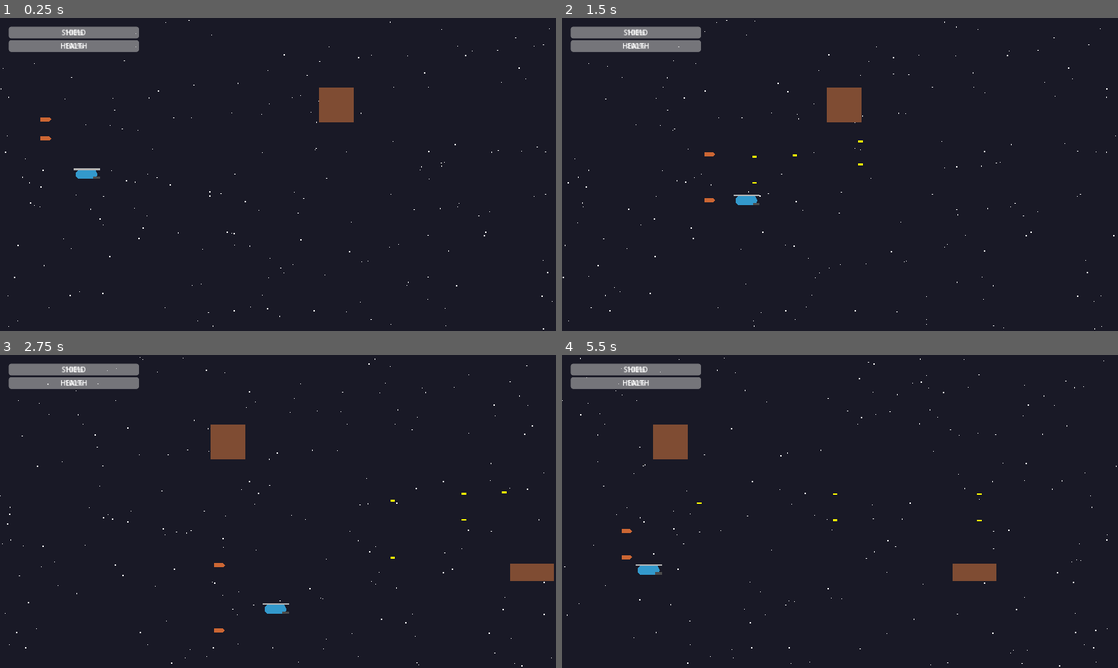
Above: before the commit, frames 1-4 (two rows, left to right).
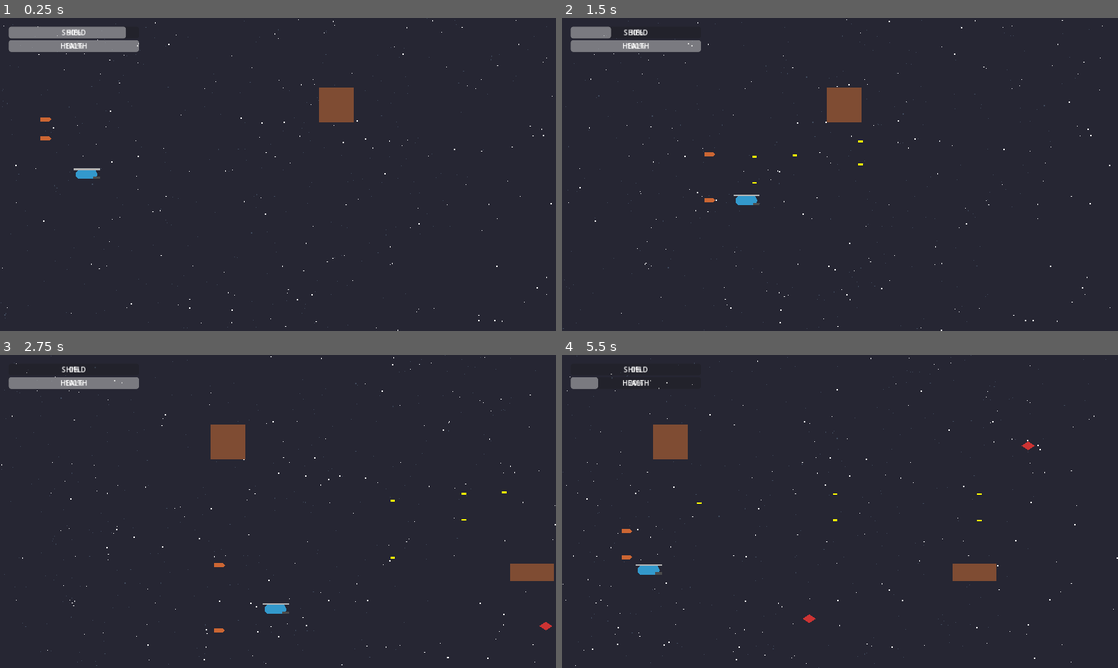
Above: after the commit, the same moments.

Repository: Colbertcn/g1-godot
Game: Godot game, scene res://scenes/main.tscn
Same seed, same stepped clock (60 frames per second), same inputs: the game is played once before the commit and once after it.
Inputs:
- Up to frame 1 (0.25 s): no input
- Up to frame 2 (1.5 s): tap Enter (ui_accept) at 0.5, 0.77 s; hold Right (ui_right) 0.53-1.28 s; hold Q (switch_weapon_mode) 0.53-1.28 s; hold Down (ui_down) from 1.28 s (still down); tap E (switch_wingman_mode) at 1.35 s
- Up to frame 3 (2.75 s): tap Enter (ui_accept) at 1.52 s; release Down (ui_down) at 2.03 s; hold Right (ui_right) from 2.03 s (still down); hold F (toggle_fire) from 2.03 s (still down)
- Up to frame 4 (5.5 s): release Right (ui_right) at 2.78 s; release F (toggle_fire) at 2.78 s; hold Up (ui_up) 2.78-3.53 s; tap Q (switch_weapon_mode) at 2.85 s; tap Enter (ui_accept) at 3.02, 3.77, 4.52 s; hold E (switch_wingman_mode) 3.53-4.28 s; hold Left (ui_left) 3.53-5.03 s; tap F (toggle_fire) at 4.35 s; hold Down (ui_down) from 5.03 s (still down); hold Q (switch_weapon_mode) from 5.03 s (still down)

The runs differ from the first frame. In frame 1, 0.4% of the frame differs, in the area x 0-100%, y 0-100%; in frame 2, 0.9%; in frame 3, 1.2%; in frame 4, 1.9%.

Commit message:
Implement enemy system, XP drops, and Stage 1 atmosphere
- Created base Enemy class and Scout enemy scene.
- Implemented XP drop system with magnetic attraction to player.
- Added Spawner system for continuous enemy generation.
- Integrated Stage 1 industrial area atmosphere (Rain and color adjustments).
- Updated Bullet logic to handle damage to enemies.
- Connected all systems in the Main scene.

Co-authored-by: Colbertcn <37299510+Colbertcn@users.noreply.github.com>

Diff:
--- a/scenes/bullet.tscn
+++ b/scenes/bullet.tscn
@@ -17,4 +17,5 @@
 [node name="CollisionShape2D" type="CollisionShape2D" parent="."]
 shape = SubResource("CircleShape2D_bullet")
 
+[connection signal="area_entered" from="." to="." method="_on_area_entered"]
 [connection signal="body_entered" from="." to="." method="_on_body_entered"]
--- /dev/null
+++ b/scenes/enemy_scout.tscn
@@ -0,0 +1,22 @@
+[gd_scene load_steps=3 format=3]
+
+[ext_resource type="Script" path="res://scripts/enemy_scout.gd" id="1_scout_script"]
+
+[sub_resource type="CircleShape2D" id="CircleShape2D_scout"]
+radius = 15.0
+
+[node name="EnemyScout" type="Area2D"]
+collision_layer = 4
+collision_mask = 3
+script = ExtResource("1_scout_script")
+
+[node name="Polygon2D" type="Polygon2D" parent="."]
+polygon = PackedVector2Array(-15, 0, 0, -10, 15, 0, 0, 10)
+color = Color(0.8, 0.2, 0.2, 1)
+
+[node name="CollisionShape2D" type="CollisionShape2D" parent="."]
+shape = SubResource("CircleShape2D_scout")
+
+[node name="VisibleOnScreenNotifier2D" type="VisibleOnScreenNotifier2D" parent="."]
+
+[connection signal="screen_exited" from="VisibleOnScreenNotifier2D" to="." method="_on_visible_on_screen_notifier_2d_screen_exited"]
--- a/scenes/main.tscn
+++ b/scenes/main.tscn
@@ -4,11 +4,31 @@
 [ext_resource type="PackedScene" path="res://scenes/player.tscn" id="2_player_scene"]
 [ext_resource type="PackedScene" path="res://scenes/hud.tscn" id="3_hud_scene"]
 [ext_resource type="PackedScene" path="res://scenes/upgrade_menu.tscn" id="4_upgrade_menu"]
+[ext_resource type="Script" path="res://scripts/spawner.gd" id="5_spawner"]
 
 [node name="Main" type="Node2D"]
 script = ExtResource("1_level_manager")
 
 [node name="HUD" parent="." instance=ExtResource("3_hud_scene")]
+
+[node name="CanvasLayer" type="CanvasLayer" parent="."]
+layer = -1
+
+[node name="Rain" type="CPUParticles2D" parent="CanvasLayer"]
+position = Vector2(640, -10)
+amount = 500
+lifetime = 2.0
+preprocess = 2.0
+emission_shape = 3
+emission_rect_extents = Vector2(640, 1)
+direction = Vector2(-0.5, 1)
+spread = 5.0
+gravity = Vector2(0, 0)
+initial_velocity_min = 400.0
+initial_velocity_max = 600.0
+scale_amount_min = 1.0
+scale_amount_max = 2.0
+color = Color(0.4, 0.5, 0.6, 0.4)
 
 [node name="UpgradeMenu" parent="." instance=ExtResource("4_upgrade_menu")]
 
@@ -20,7 +40,7 @@
 [node name="ColorRect" type="ColorRect" parent="ParallaxBackground/ParallaxLayer"]
 offset_right = 1280.0
 offset_bottom = 720.0
-color = Color(0.1, 0.1, 0.15, 1)
+color = Color(0.15, 0.15, 0.2, 1)
 
 [node name="Stars" type="CPUParticles2D" parent="ParallaxBackground/ParallaxLayer"]
 position = Vector2(640, 360)
@@ -39,6 +59,9 @@
 
 [node name="Camera2D" type="Camera2D" parent="."]
 position = Vector2(640, 360)
+
+[node name="Spawner" type="Node2D" parent="."]
+script = ExtResource("5_spawner")
 
 [node name="Player" parent="." instance=ExtResource("2_player_scene")]
 position = Vector2(200, 360)
--- /dev/null
+++ b/scenes/xp_gem.tscn
@@ -0,0 +1,20 @@
+[gd_scene load_steps=3 format=3]
+
+[ext_resource type="Script" path="res://scripts/xp_gem.gd" id="1_xp_gem_script"]
+
+[sub_resource type="CircleShape2D" id="CircleShape2D_xp"]
+radius = 10.0
+
+[node name="XPGem" type="Area2D"]
+collision_layer = 8
+collision_mask = 1
+script = ExtResource("1_xp_gem_script")
+
+[node name="Polygon2D" type="Polygon2D" parent="."]
+polygon = PackedVector2Array(0, -5, 5, 0, 0, 5, -5, 0)
+color = Color(0.2, 0.8, 0.2, 1)
+
+[node name="CollisionShape2D" type="CollisionShape2D" parent="."]
+shape = SubResource("CircleShape2D_xp")
+
+[connection signal="body_entered" from="." to="." method="_on_body_entered"]
--- a/scripts/bullet.gd
+++ b/scripts/bullet.gd
@@ -10,8 +10,14 @@
 func _process(delta):
 	position += transform.x * speed * delta
 
-func _on_body_entered(_body):
-	# Bullet hits something
+func _on_body_entered(body):
+	if body.has_method("take_damage"):
+		body.take_damage(10.0)
+	queue_free()
+
+func _on_area_entered(area):
+	if area.has_method("take_damage"):
+		area.take_damage(10.0)
 	queue_free()
 
 func _on_lifetime_timeout():
--- /dev/null
+++ b/scripts/enemy.gd
@@ -0,0 +1,43 @@
+extends Area2D
+
+class_name Enemy
+
+signal died(xp_amount)
+
+@export var health: float = 20.0
+@export var speed: float = 150.0
+@export var damage: float = 10.0
+@export var xp_value: float = 25.0
+@export var xp_gem_scene: PackedScene = preload("res://scenes/xp_gem.tscn")
+
+func _ready():
+	# Connect signal for collision with player if needed
+	area_entered.connect(_on_area_entered)
+	body_entered.connect(_on_body_entered)
+
+func take_damage(amount: float):
+	health -= amount
+	if health <= 0:
+		die()
+
+func die():
+	died.emit(xp_value)
+	spawn_xp()
+	queue_free()
+
+func spawn_xp():
+	if xp_gem_scene:
+		var gem = xp_gem_scene.instantiate()
+		gem.xp_amount = xp_value
+		# Add to the level, not as a child of the dying enemy
+		get_parent().add_child(gem)
+		gem.global_position = global_position
+
+func _on_area_entered(area):
+	# Bullet collision is usually handled by the bullet, but can be here too
+	pass
+
+func _on_body_entered(body):
+	if body.has_method("take_damage"):
+		body.take_damage(damage)
+		die() # Collision with player usually destroys small enemies
--- /dev/null
+++ b/scripts/enemy_scout.gd
@@ -0,0 +1,21 @@
+extends Enemy
+
+var time_passed: float = 0.0
+@export var amplitude: float = 50.0
+@export var frequency: float = 2.0
+
+func _process(delta):
+	# Move left relative to the world
+	# Note: since the level manager moves the player and camera forward,
+	# we want the enemy to move "backwards" faster than the scroll speed to appear moving left.
+	# Or if they are static in the world, they will move left relative to the camera.
+
+	position.x -= speed * delta
+
+	# Sinusoidal vertical movement
+	time_passed += delta
+	position.y += sin(time_passed * frequency) * amplitude * delta
+
+func _on_visible_on_screen_notifier_2d_screen_exited():
+	# Clean up when off screen
+	queue_free()
--- a/scripts/player.gd
+++ b/scripts/player.gd
@@ -47,6 +47,7 @@
 @onready var muzzle = $Muzzle
 
 func _ready():
+	add_to_group("player")
 	health = max_health
 	shield = max_shield
 	health_changed.emit(health, max_health)
--- /dev/null
+++ b/scripts/spawner.gd
@@ -0,0 +1,36 @@
+extends Node2D
+
+@export var enemy_scenes: Array[PackedScene] = [preload("res://scenes/enemy_scout.tscn")]
+@export var spawn_interval: float = 2.0
+@export var spawn_distance_ahead: float = 800.0
+
+var timer: float = 0.0
+@onready var camera = get_viewport().get_camera_2d()
+
+func _process(delta):
+	timer += delta
+	if timer >= spawn_interval:
+		spawn_enemy()
+		timer = 0.0
+
+func spawn_enemy():
+	if enemy_scenes.is_empty():
+		return
+
+	var camera_pos = Vector2.ZERO
+	if not camera:
+		camera = get_viewport().get_camera_2d()
+
+	if camera:
+		camera_pos = camera.get_screen_center_position()
+
+	var spawn_pos = Vector2.ZERO
+	spawn_pos.x = camera_pos.x + spawn_distance_ahead
+	# Random Y within viewport
+	var viewport_height = get_viewport_rect().size.y
+	spawn_pos.y = randf_range(50, viewport_height - 50)
+
+	var enemy_scene = enemy_scenes.pick_random()
+	var enemy = enemy_scene.instantiate()
+	get_parent().add_child(enemy)
+	enemy.global_position = spawn_pos
--- /dev/null
+++ b/scripts/xp_gem.gd
@@ -0,0 +1,25 @@
+extends Area2D
+
+@export var xp_amount: float = 25.0
+@export var attract_speed: float = 400.0
+@export var attract_range: float = 200.0
+
+var target: Node2D = null
+
+func _ready():
+	# Try to find player in group
+	var players = get_tree().get_nodes_in_group("player")
+	if players.size() > 0:
+		target = players[0]
+
+func _process(delta):
+	if target:
+		var distance = global_position.distance_to(target.global_position)
+		if distance < attract_range:
+			var direction = (target.global_position - global_position).normalized()
+			global_position += direction * attract_speed * delta
+
+func _on_body_entered(body):
+	if body.has_method("add_xp"):
+		body.add_xp(xp_amount)
+		queue_free()
Not shown, added: docs/Design/LevelDesign.md
